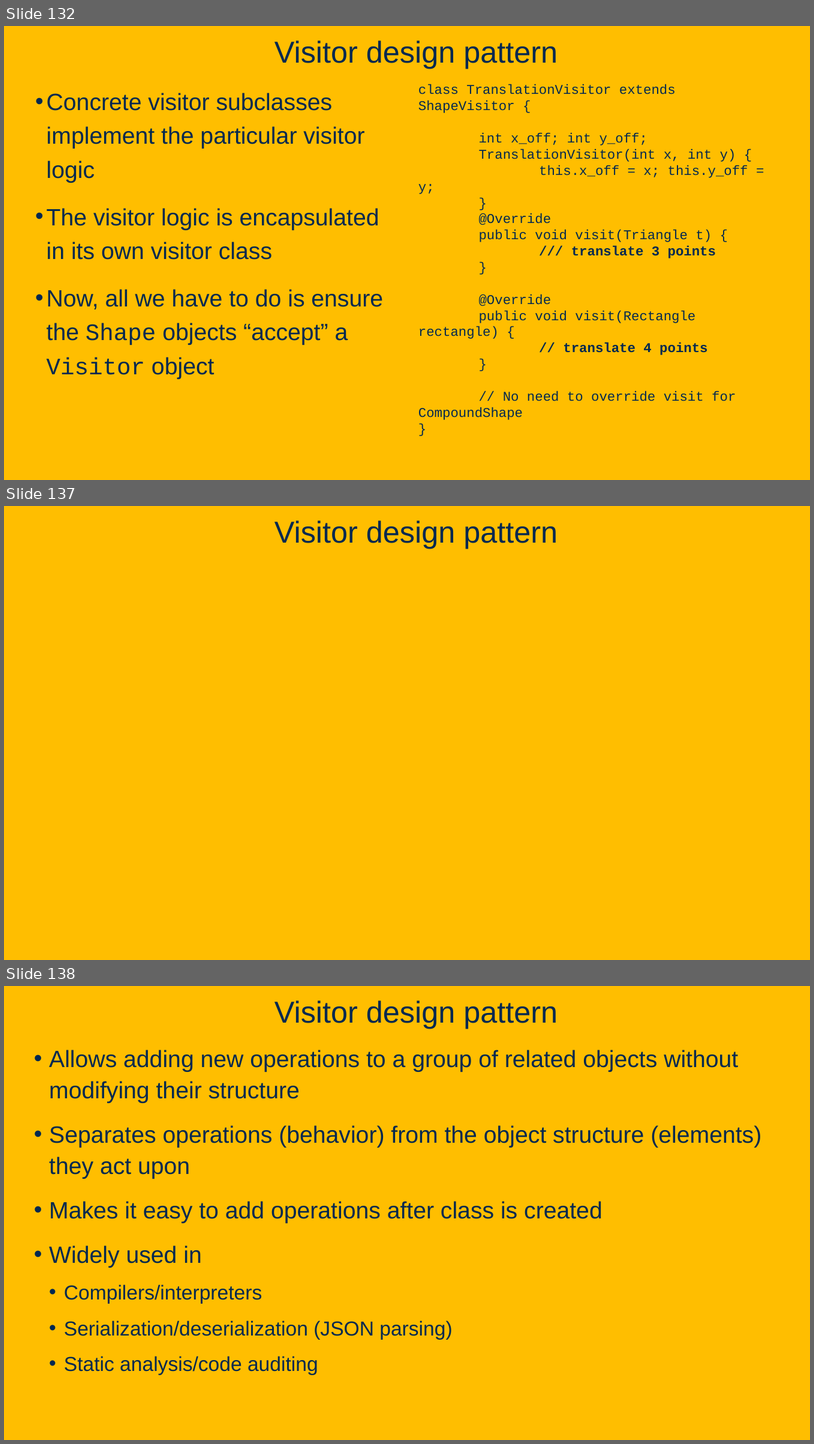
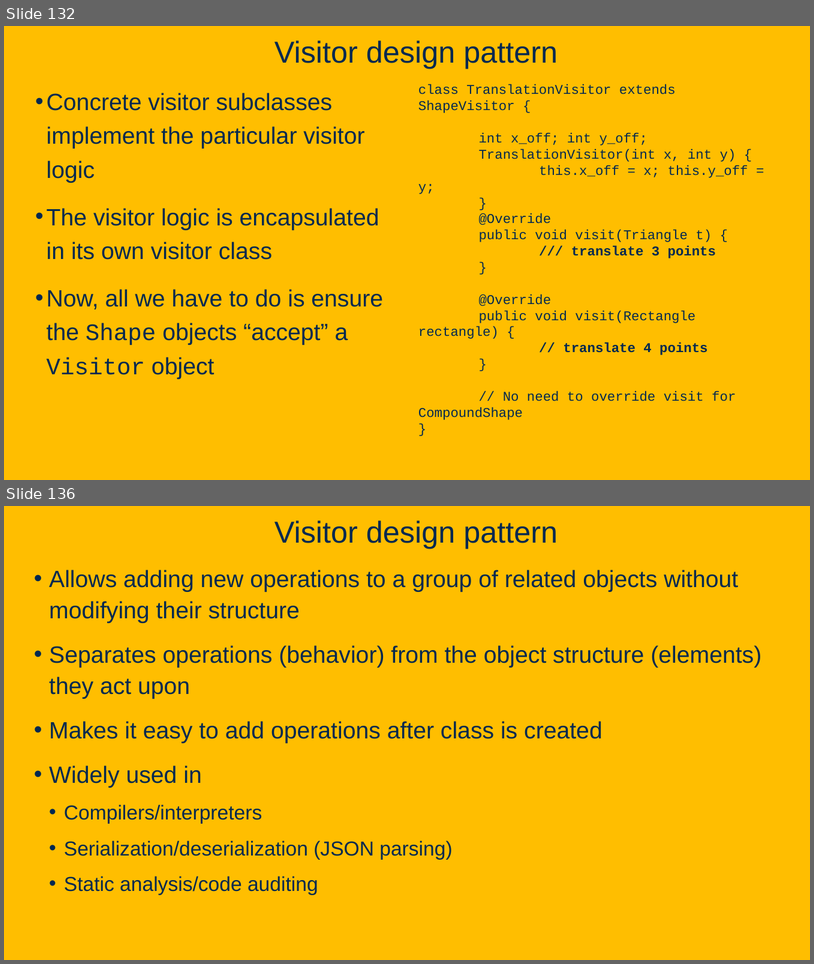
Before and after one commit to davsec-teaching/ecs160-f25, a slide deck: slides/8_design_patterns.pptx. Shown one above the other, each under a label of ours: slides 132, 137 and 138 before the commit, slides 132 and 136 after it; the slides between them are not shown. The pictures are 814x1444 and 814x964 pixels, drawn with LibreOffice and Linux fonts; fonts in the diff are those of the drawing; background and template pictures are left out. Boxes give left, top, right and bottom in pixels: in the first picture for what was removed or moved away, otherwise in the second. Text is boxed around its words. In the diff, an @@ line names an element or a change of style, - is before the commit and + after.

```diff
--- a/slides/8_design_patterns.pptx
+++ b/slides/8_design_patterns.pptx
@@ slide 137 removed at box(4, 506, 810, 960), background picture (left out) @@
@@ title removed at box(275, 520, 558, 549) @@
-Visitor design pattern
@@ what was slide 138 is now slide 136 @@
```
Also in this commit, not shown: 4 slides changed, 2 slides added, 3 other slides removed.
